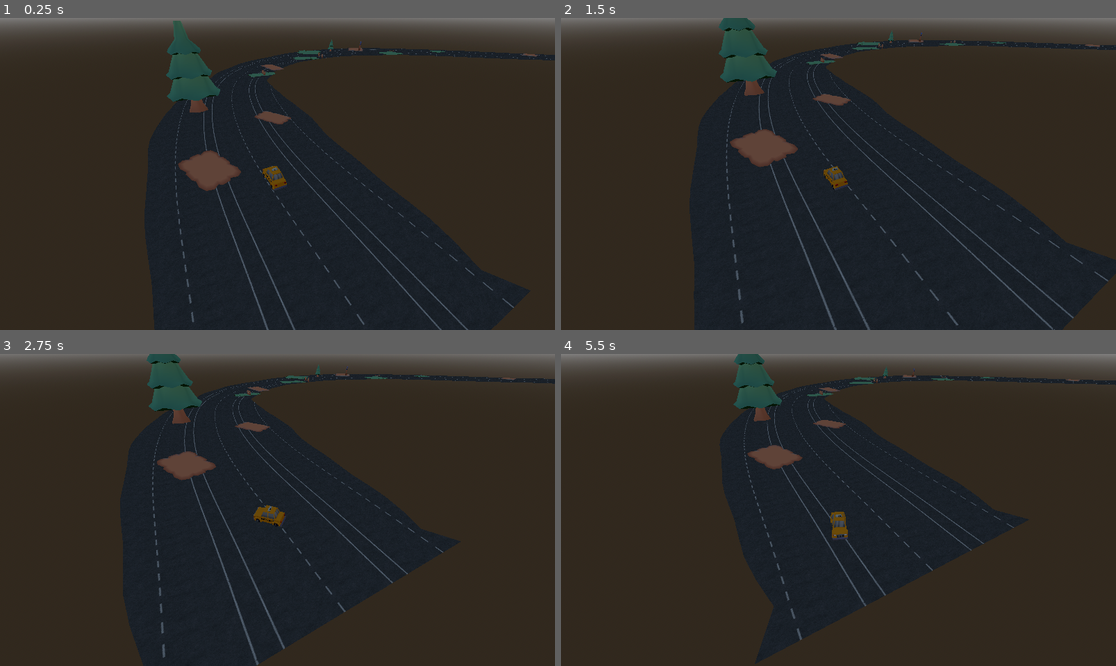
Above: before the commit, frames 1-4 (two rows, left to right).
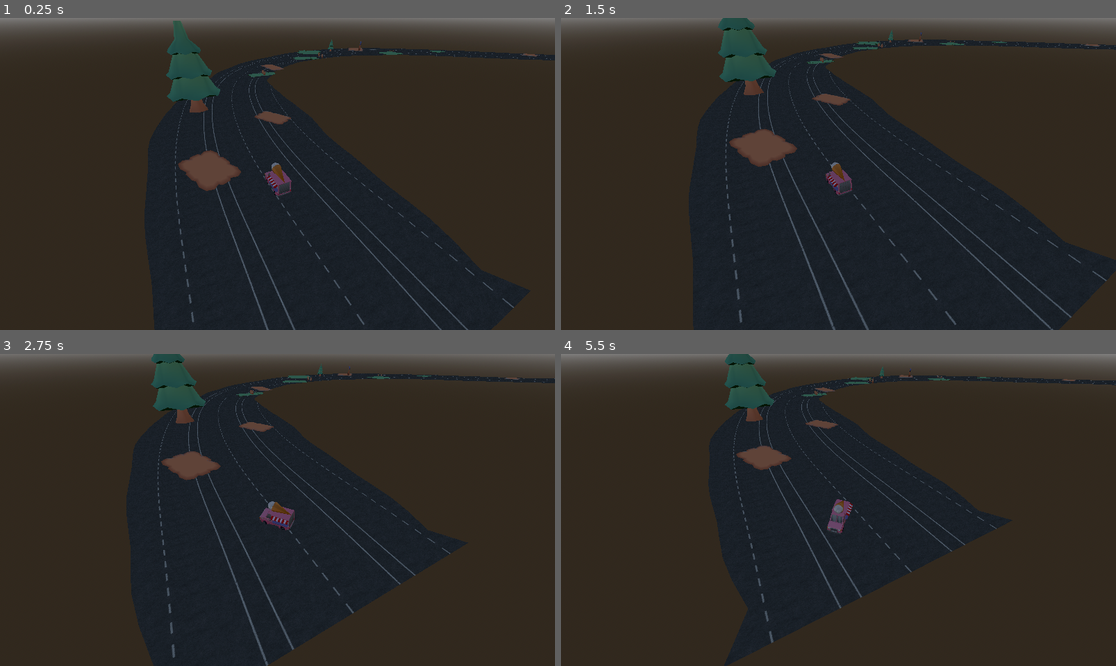
Above: after the commit, the same moments.

Repository: RuntimeRebelsStudio/YouAreYourOwnEnemy
Game: Godot game, scene res://scenes/main/main.tscn
The game is run twice, just before and just after one commit, with the same random seed, the same clock (stepped at 60 frames per second) and the same inputs.
Inputs:
- Up to frame 1 (0.25 s): no input
- Up to frame 2 (1.5 s): hold D (right) 0.53-1.28 s; hold S (backward) from 1.28 s (still down)
- Up to frame 3 (2.75 s): release S (backward) at 2.03 s; hold D (right) from 2.03 s (still down)
- Up to frame 4 (5.5 s): release D (right) at 2.78 s; hold W (forward) 2.78-3.53 s; hold A (left) 3.53-5.03 s; hold S (backward) from 5.03 s (still down)

The runs differ from the first frame. In frame 1, 0.3% of the frame differs, in the area x 47-53%, y 46-58%; in frame 2, 2.2%; in frame 3, 3.8%; in frame 4, 4.5%, in the area x 26-100%, y 0-100%.

Commit message:
feat: added ghost-mechanic that saves and replays your previous run on death

Diff:
--- a/project.godot
+++ b/project.godot
@@ -15,6 +15,9 @@
 config/features=PackedStringArray("4.7", "GL Compatibility")
 config/icon="res://icon.svg"
 
+[autoload]
+
+GameManager="*uid://cy5kuaf0s0jl3"
 [input]
 
 left={
--- /dev/null
+++ b/scenes/main/main.gd
@@ -0,0 +1,20 @@
+extends Node3D
+
+@export var ghost_car_scene: PackedScene
+
+
+# Called when the node enters the scene tree for the first time.
+func _ready() -> void:
+	print("--- DEBUG LEVEL READY ---")
+	if GameManager.has_ghost_data():
+		print("5. Spawne GhostCar Scene...")
+		var ghost = ghost_car_scene.instantiate()
+		add_child(ghost)
+		ghost.start_replay(GameManager.last_ghost_data, GameManager.last_car_scene)
+	else:
+		print("5. KEINE Ghost-Daten im GameManager gefunden!")
+
+
+# Called every frame. 'delta' is the elapsed time since the previous frame.
+func _process(delta: float) -> void:
+	pass
--- a/scenes/main/main.tscn
+++ b/scenes/main/main.tscn
@@ -1,9 +1,9 @@
 [gd_scene format=3 uid="uid://clgdikt1o12vb"]
 
+[ext_resource type="Script" uid="uid://c3slj2o1y8588" path="res://scenes/main/main.gd" id="1_yyfjg"]
+[ext_resource type="PackedScene" uid="uid://g2yw6uhuqfjt" path="res://scenes/player/GhostCar/GhostCar.tscn" id="2_b1x3f"]
 [ext_resource type="Script" uid="uid://cdheyx0jbav66" path="res://scenes/main/camera_3d.gd" id="2_hujxm"]
 [ext_resource type="PackedScene" uid="uid://682oje5enrdc" path="res://scenes/player/car.tscn" id="3_b1x3f"]
-[ext_resource type="PackedScene" uid="uid://duxd8tiil4ouv" path="res://scenes/player/Explosion.tscn" id="3_hujxm"]
-[ext_resource type="PackedScene" uid="uid://dd88xbfk4idf2" path="res://scenes/player/Cars/taxi.tscn" id="4_a8run"]
 [ext_resource type="PackedScene" uid="uid://blw8iuakp2j6v" path="res://scenes/track/TrackManager.tscn" id="5_ouso4"]
 [ext_resource type="Script" uid="uid://c2tri8550475i" path="res://scenes/track/track_manager.gd" id="6_blune"]
 [ext_resource type="PackedScene" uid="uid://40itcwpclq2x" path="res://scenes/track/track_chunk.tscn" id="7_th5th"]
@@ -22,6 +22,8 @@
 glow_intensity = 0.8
 
 [node name="Main" type="Node3D" unique_id=1143003491]
+script = ExtResource("1_yyfjg")
+ghost_car_scene = ExtResource("2_b1x3f")
 
 [node name="WorldEnvironment" type="WorldEnvironment" parent="." unique_id=2146776854]
 environment = SubResource("Environment_b1x3f")
@@ -33,8 +35,6 @@
 
 [node name="Car" parent="." unique_id=1032363274 instance=ExtResource("3_b1x3f")]
 transform = Transform3D(-1, 0, -8.742278e-08, 0, 1, 0, 8.742278e-08, 0, -1, -0.6471715, 3.08216, -11.9773655)
-explosion_scene = ExtResource("3_hujxm")
-car_model_scene = ExtResource("4_a8run")
 
 [node name="TrackManager" parent="." unique_id=294631157 node_paths=PackedStringArray("player") instance=ExtResource("5_ouso4")]
 script = ExtResource("6_blune")
--- /dev/null
+++ b/scenes/player/GhostCar/GhostCar.tscn
@@ -0,0 +1,8 @@
+[gd_scene format=3 uid="uid://g2yw6uhuqfjt"]
+
+[ext_resource type="Script" uid="uid://6ytckfosxj1e" path="res://scenes/player/GhostCar/ghost_car.gd" id="1_tkbgm"]
+[ext_resource type="Material" uid="uid://c0ldj515r1hrb" path="res://scenes/player/GhostCar/ghost_material.tres" id="2_7i323"]
+
+[node name="GhostCar" type="Node3D" unique_id=939367394]
+script = ExtResource("1_tkbgm")
+ghost_material = ExtResource("2_7i323")
--- /dev/null
+++ b/scenes/player/GhostCar/ghost_car.gd
@@ -0,0 +1,61 @@
+extends Node3D
+
+@export var ghost_material: StandardMaterial3D
+
+var ghost_data: Array[Transform3D] = []
+var current_frame: int = 0
+var is_playing: bool = false
+
+func start_replay(data: Array[Transform3D], car_scene: PackedScene) -> void:
+	print("--- DEBUG GHOST START ---")
+	ghost_data = data
+	current_frame = 0
+
+	if car_scene == null:
+		print("6. FEHLER: car_scene ist NULL!")
+		return
+
+	# Altes aufräumen
+	for child in get_children():
+		child.queue_free()
+
+	var model = car_scene.instantiate()
+	add_child(model)
+	print("6. Modell instanziiert: ", model.name)
+
+	await get_tree().process_frame
+
+	_apply_ghost_overlay(model)
+
+	is_playing = true
+	show()
+
+
+func _apply_ghost_overlay(node: Node) -> void:
+	if node is MeshInstance3D:
+		print("7. Mesh für Overlay gefunden: ", node.name)
+		if ghost_material:
+			node.material_overlay = ghost_material
+		else:
+			print("WARNUNG: ghost_material ist NULL!")
+
+	for child in node.get_children():
+		_apply_ghost_overlay(child)
+
+# Called when the node enters the scene tree for the first time.
+func _ready() -> void:
+	pass
+
+
+
+# Called every frame. 'delta' is the elapsed time since the previous frame.
+func _physics_process(delta: float) -> void:
+	if not is_playing or ghost_data.is_empty():
+		return
+
+	if current_frame < ghost_data.size():
+		global_transform = ghost_data[current_frame]
+		current_frame += 1
+	else:
+		is_playing = false
+		hide()
--- /dev/null
+++ b/scenes/player/GhostCar/ghost_material.tres
@@ -0,0 +1,9 @@
+[gd_resource type="StandardMaterial3D" format=3 uid="uid://c0ldj515r1hrb"]
+
+[resource]
+transparency = 1
+albedo_color = Color(0.023529412, 1, 1, 0.47058824)
+emission_enabled = true
+emission = Color(0.023529412, 1, 1, 1)
+emission_energy_multiplier = 1.5
+rim_enabled = true
--- a/scenes/player/car.gd
+++ b/scenes/player/car.gd
@@ -1,4 +1,6 @@
 extends VehicleBody3D
+
+
 
 @export var explosion_scene: PackedScene
 
@@ -18,6 +20,10 @@
 # Car Death
 signal car_died
 var is_dead: bool = false
+
+# Ghost Mechanic
+var current_run_data: Array[Transform3D] = []
+var is_recording: bool = true
 
 
 
@@ -78,6 +84,12 @@
 	if is_dead:
 		return
 
+	# Record position for ghost mechanic
+	if is_recording:
+		current_run_data.append(global_transform)
+
+
+
 	var steer_target := Input.get_axis("right", "left") * max_steer_angle
 	steering = move_toward(steering, steer_target, steer_speed * delta)
 
@@ -113,6 +125,12 @@
 	# Send Signal
 	car_died.emit()
 
+	print("--- DEBUG DIE ---")
+	print("1. Frames aufgenommen: ", current_run_data.size())
+	print("2. Ist car_model_scene zugewiesen? ", car_model_scene != null)
+
+	GameManager.save_ghost_data(current_run_data, car_model_scene)
+
 	if explosion_scene:
 		var explosion = explosion_scene.instantiate() as Node3D
 
@@ -121,3 +139,6 @@
 
 		# Place at car's global position
 		explosion.global_position = global_position
+
+
+	GameManager.respawn_level()
--- a/scenes/player/car.tscn
+++ b/scenes/player/car.tscn
@@ -1,10 +1,12 @@
 [gd_scene format=3 uid="uid://682oje5enrdc"]
 
-[ext_resource type="Script" uid="uid://dosulgy7rvsfk" path="res://scenes/player/car.gd" id="1_janxj"]
+[ext_resource type="Script" uid="uid://coiv88be6no1f" path="res://scenes/player/car.gd" id="1_janxj"]
+[ext_resource type="PackedScene" uid="uid://duxd8tiil4ouv" path="res://scenes/player/Explosion.tscn" id="2_4vl2h"]
 [ext_resource type="PackedScene" uid="uid://bbblyk4e73i3" path="res://scenes/player/Cars/ice_cream_truck_1.tscn" id="2_db5j1"]
 
 [node name="Car" type="VehicleBody3D" unique_id=1032363274]
 script = ExtResource("1_janxj")
+explosion_scene = ExtResource("2_4vl2h")
 car_model_scene = ExtResource("2_db5j1")
 
 [node name="Front_Right" type="VehicleWheel3D" parent="." unique_id=546566244]
--- /dev/null
+++ b/scripts/GameManager.gd
@@ -0,0 +1,20 @@
+extends Node
+
+
+var last_car_scene: PackedScene = null
+var last_ghost_data: Array[Transform3D] = []
+
+
+func save_ghost_data(data: Array[Transform3D], car_scene: PackedScene) -> void:
+	last_ghost_data = data.duplicate()
+	last_car_scene = car_scene
+	print("3. GameManager hat Daten gespeichert. Anzahl: ", last_ghost_data.size())
+
+func has_ghost_data() -> bool:
+	var has_data = last_ghost_data.size() > 0 and last_car_scene != null
+	print("4. GameManager.has_ghost_data() Abfrage ist: ", has_data)
+	return has_data
+
+
+func respawn_level() -> void:
+	get_tree().call_deferred("reload_current_scene")
Not shown, added: scenes/main/main.gd.uid
Not shown: 7 places in scenes/player/Cars/taxi.tscn that only renumber resources
Not shown, added: scenes/player/GhostCar/ghost_car.gd.uid
Not shown, added: scripts/GameManager.gd.uid
